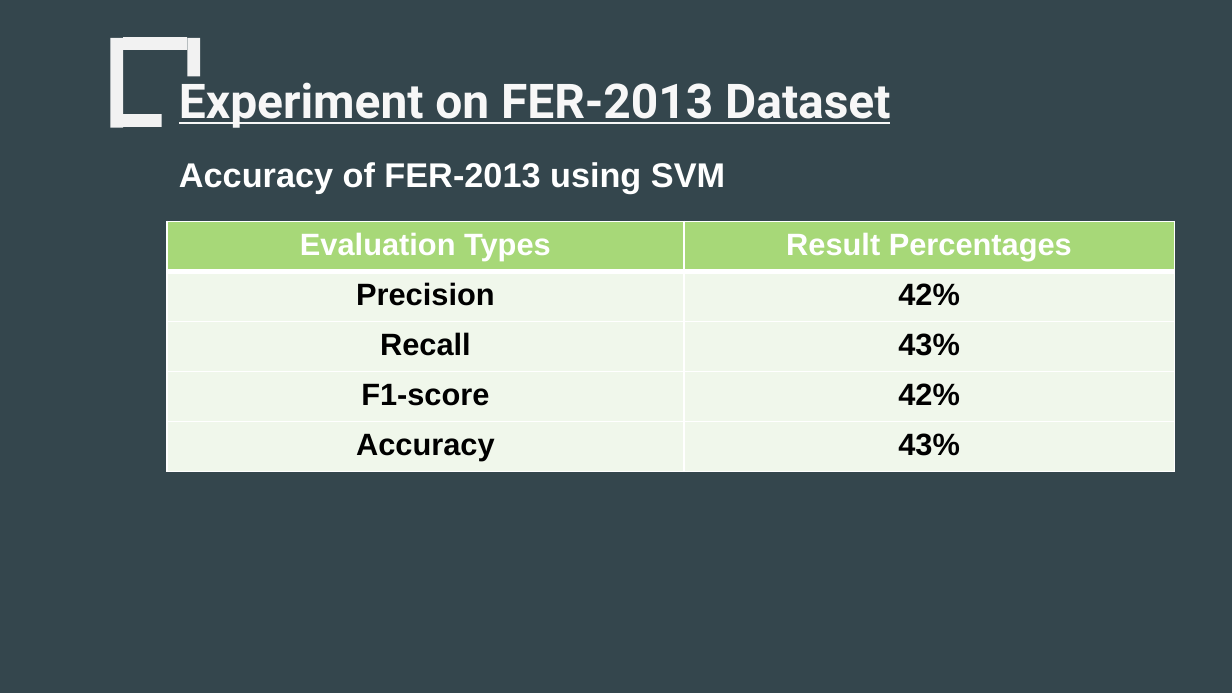
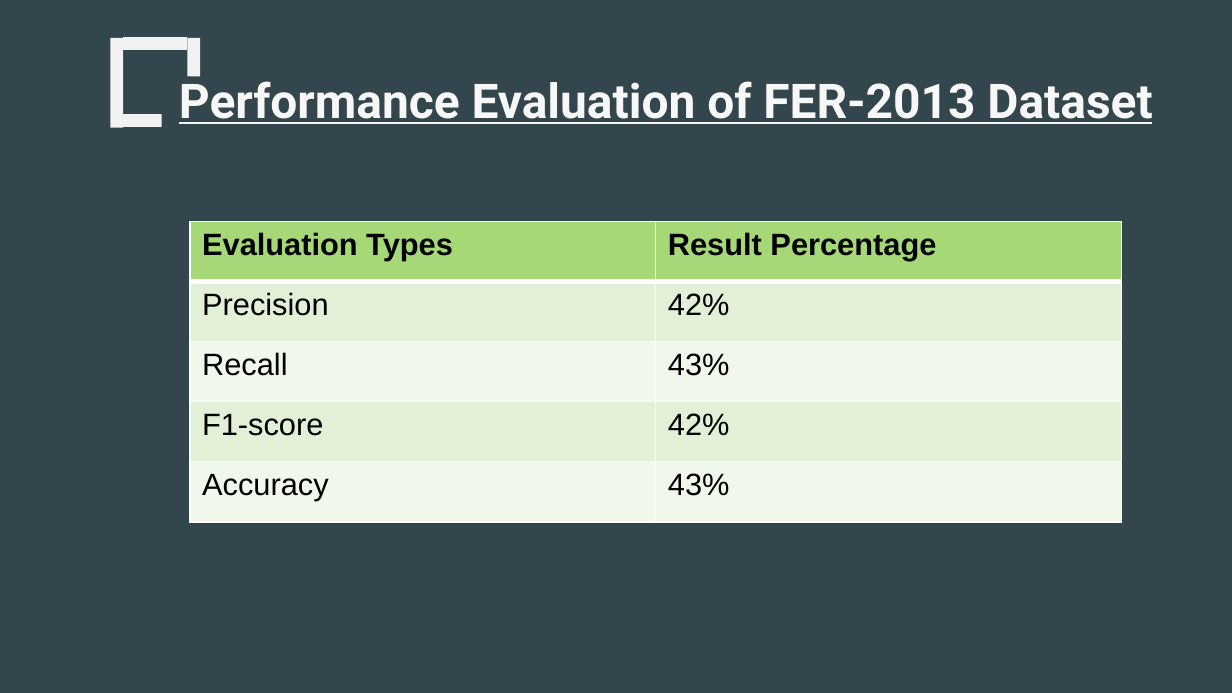
Before and after one commit to pawanagraharii/Facial-Emotion-Recognition-Using-Machine-Learning, a slide deck: slide 19 of PresentationSlides/230277162_PawanAgrahari_PresentationSlide_FacialEmotionDetectionUsingMachineLearning_2024.pptx (slide 22 before the commit). Drawn at 1232x693 pixels with LibreOffice and Linux fonts; fonts in the diff are those of the drawing. Boxes give left, top, right and bottom in pixels: in the first picture for what was removed or moved away, otherwise in the second. Text is boxed around its words. In the diff, an @@ line names an element or a change of style, - is before the commit and + after.

```diff
--- a/PresentationSlides/230277162_PawanAgrahari_PresentationSlide_FacialEmotionDetectionUsingMachineLearning_2024.pptx
+++ b/PresentationSlides/230277162_PawanAgrahari_PresentationSlide_FacialEmotionDetectionUsingMachineLearning_2024.pptx
@@ text at box(179, 74, 1152, 124): text changed @@
-Experiment on FER-2013 Dataset
+Performance Evaluation of FER-2013 Dataset
@@ text removed at box(179, 162, 725, 194) @@
-Accuracy of FER-2013 using SVM
@@ table at box(190, 222, 1121, 522) @@
-row 1, column 2: Result Percentages
+row 1, column 2: Result Percentage
@@ fill #F0F7EB to #E1F0D6 in 4 cells @@
@@ fill #F0F7EB to #F1F8EC in 4 cells @@
@@ text colour #FFFFFF to #000000 in "Evaluation Types" @@
@@ bold off in "Precision", "42%", "Recall", "43%" and 4 more places @@
@@ alignment centre to left @@
@@ borders changed @@
@@ table: place and size @@
-table at box(166, 222, 1174, 472)
+table at box(190, 222, 1121, 522)
```
Also in this commit, not shown: 13 other slides changed, 12 slides added, 15 slides removed, 1 other file.
